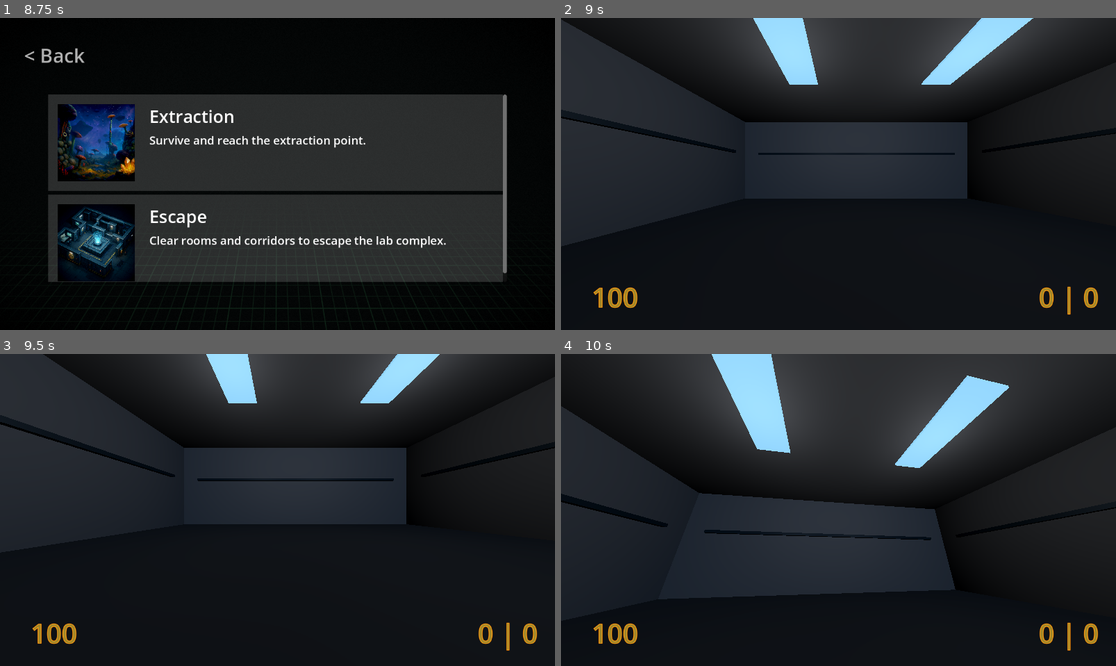
Above: before the commit, frames 1-4 (two rows, left to right).
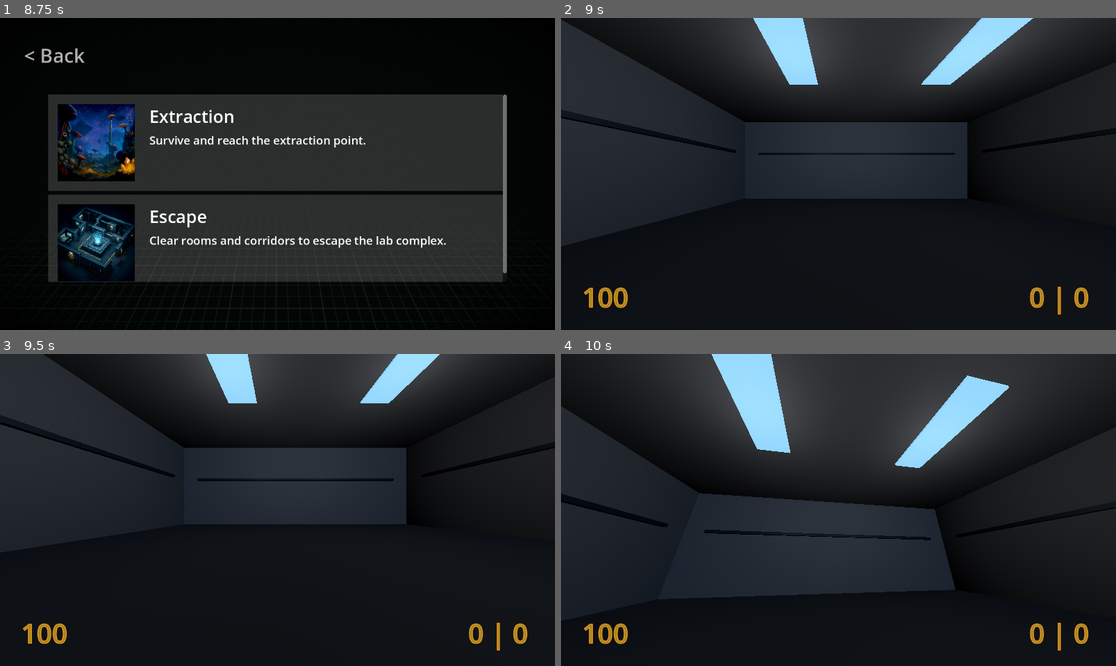
Above: after the commit, the same moments.

Repository: raub/gsom_modapi
Game: Godot game, scene res://run_as_game.tscn
Two runs of this game, one before a commit and one after it. Both use one fixed random seed, a clock stepped at 60 frames per second and the inputs below.
Inputs (mouse positions are in pixels of both pictures, inside the frame that each line leads up to):
- Up to frame 1 (8.75 s): tap Enter (ui_accept) at 0.5, 3.5, 4.25, 5, 5.75, 6.5 s; move the mouse to (399, 158) at 0.52 s; hold D (move_right) 0.53-1.28 s; click (399, 158) at 0.6 s; tap Space (move_jump) at 0.77, 1.52, 4.52, 5.27, 6.02, 7.52 s; right-click (399, 158) at 0.8 s; move the mouse to (166, 189) at 1.27 s; hold S (move_backward) 1.28-2 s; right-click (166, 189) at 1.35 s; click (166, 189) at 1.55 s; click "New game" at 2 s; click (277, 142) at 2.75 s; move the mouse to (333, 105) at 3.52 s; hold D (move_right) 3.53-4.28 s; click (333, 105) at 3.6 s; right-click (333, 105) at 3.8 s; move the mouse to (249, 236) at 4.27 s; hold W (move_forward) 4.28-5.03 s; right-click (249, 236) at 4.35 s; click (249, 236) at 4.55 s; move the mouse to (444, 220) at 5.02 s; hold A (move_left) 5.03-6.53 s; click (444, 220) at 5.1 s; right-click (444, 220) at 5.3 s; tap R (weapon_reload, bound only after the commit) at 5.65 s; move the mouse to (111, 127) at 5.77 s; right-click (111, 127) at 5.85 s; click (111, 127) at 6.05 s; move the mouse to (305, 174) at 6.52 s; hold S (move_backward) 6.53-7.28 s; click (305, 174) at 6.6 s; right-click (305, 174) at 6.8 s; move the mouse to (194, 96) at 7.27 s; hold D (move_right) 7.28-8 s; right-click (194, 96) at 7.35 s; click (194, 96) at 7.55 s; click "New game" at 8 s
- Up to frame 2 (9 s): click (838, 242) at 8.77 s
- Up to frame 3 (9.5 s): no input
- Up to frame 4 (10 s): move the mouse to (866, 510) at 9.52 s; hold W (move_forward) from 9.53 s (still down); click (866, 510) at 9.6 s; tap Space (move_jump) at 9.77 s; right-click (866, 510) at 9.8 s

Frame 1 is identical in both runs. In frame 2, 0.8% of the frame differs, in the area x 4-97%, y 85-96%; in frame 3, 0.8%; in frame 4, 0.8%.

Commit message:
Add reload

Diff:
--- a/core/components/component_weapon.gd
+++ b/core/components/component_weapon.gd
@@ -1,15 +1,23 @@
 extends Node
 class_name GsomComponentWeapon
 
-func weapon_get_pickup_state() -> Dictionary:
+## Half-Life style baseline weapon state.
+var in_special_reload: bool = false
+var next_primary_attack_s: float = 0.0
+var next_secondary_attack_s: float = 0.0
+var next_idle_s: float = 0.0
+var primary_ammo_kind: StringName = &""
+var secondary_ammo_kind: StringName = &""
+var clip: int = -1
+var in_reload: bool = false
+var default_ammo: int = 0
+
+func get_pickup_state() -> Dictionary:
 	return {}
 
-func weapon_fire_tick(
+func post_frame(
 	_owner_replicator: IGsomPawn,
 	_owner_pawn: Node3D,
-	_now_s: float,
-	_primary_held: bool,
-	_secondary_held: bool,
-	ammo_loaded: int,
-) -> Variant:
-	return ammo_loaded
+	ammo_state: Dictionary,
+) -> Dictionary:
+	return ammo_state.duplicate()
--- a/core/content/char_player/char_player.gd
+++ b/core/content/char_player/char_player.gd
@@ -12,6 +12,7 @@
 var __aim_pitch: float = 0.0
 var __shoot_primary_held: bool = false
 var __shoot_secondary_held: bool = false
+var __reload_queued: bool = false
 var __is_reserved: bool = false
 var __saved_collision_layer: int = 0
 var __saved_collision_mask: int = 0
@@ -22,6 +23,7 @@
 	__jump_queued = false
 	__shoot_primary_held = false
 	__shoot_secondary_held = false
+	__reload_queued = false
 
 func pawn_apply_actions(input: CtlPlayer.PlayerInput) -> void:
 	__move_input = input.move.limit_length(1.0)
@@ -31,6 +33,8 @@
 	__aim_pitch = input.pitch
 	__shoot_primary_held = input.shoot_primary
 	__shoot_secondary_held = input.shoot_secondary
+	if input.reload:
+		__reload_queued = true
 
 func pawn_get_aim_yaw() -> float:
 	return __move_yaw
@@ -43,6 +47,11 @@
 
 func pawn_is_shoot_secondary_held() -> bool:
 	return __shoot_secondary_held
+
+func pawn_consume_reload_queued() -> bool:
+	var queued: bool = __reload_queued
+	__reload_queued = false
+	return queued
 
 func pawn_set_reserved(reserved: bool) -> void:
 	if __is_reserved == reserved:
--- a/core/content/char_player/replicator.gd
+++ b/core/content/char_player/replicator.gd
@@ -5,7 +5,7 @@
 var __ammo_loaded: int = 0
 var __ammo_stored: int = 0
 var __inventory_item_ids: Array[StringName] = []
-var __equipped_weapon_component: Node = null
+var __equipped_weapon_component: GsomComponentWeapon = null
 
 func _cl_ready() -> void:
 	__apply_spawn_init()
@@ -259,49 +259,35 @@
 
 func __tick_local_weapon_fire(pawn: CharPlayer) -> void:
 	__sync_equipped_weapon_component()
-	if !__equipped_weapon_component or !is_instance_valid(__equipped_weapon_component):
-		return
-	if !__equipped_weapon_component.has_method("weapon_fire_tick"):
-		return
-	if !pawn.pawn_is_shoot_primary_held() and !pawn.pawn_is_shoot_secondary_held():
-		return
-	var now_s: float = float(Time.get_ticks_usec()) / 1000000.0
-	var next_ammo_loaded_v: Variant = __equipped_weapon_component.call(
-		"weapon_fire_tick",
+	if !__equipped_weapon_component:
+		return
+	var ammo_state_in: Dictionary = {
+		"ammo_loaded": __ammo_loaded,
+		"ammo_stored": __ammo_stored,
+	}
+	var ammo_state_v: Variant = __equipped_weapon_component.post_frame(
 		self,
 		pawn,
-		now_s,
-		pawn.pawn_is_shoot_primary_held(),
-		pawn.pawn_is_shoot_secondary_held(),
-		__ammo_loaded,
+		ammo_state_in,
 	)
-	if typeof(next_ammo_loaded_v) == TYPE_INT:
-		var ammo_loaded_i: int = next_ammo_loaded_v
+	if typeof(ammo_state_v) != TYPE_DICTIONARY:
+		return
+	var ammo_state: Dictionary = ammo_state_v
+	var ammo_loaded_v: Variant = ammo_state.get("ammo_loaded", __ammo_loaded)
+	if typeof(ammo_loaded_v) == TYPE_INT:
+		var ammo_loaded_i: int = ammo_loaded_v
 		__ammo_loaded = maxi(0, ammo_loaded_i)
-	elif typeof(next_ammo_loaded_v) == TYPE_FLOAT:
-		var ammo_loaded_f: float = next_ammo_loaded_v
-		__ammo_loaded = maxi(0, int(roundf(ammo_loaded_f)))
-	elif typeof(next_ammo_loaded_v) == TYPE_DICTIONARY:
-		var as_dict: Dictionary = next_ammo_loaded_v
-		var ammo_loaded_v: Variant = as_dict.get("ammo_loaded", __ammo_loaded)
-		if typeof(ammo_loaded_v) == TYPE_INT:
-			var ammo_loaded_i: int = ammo_loaded_v
-			__ammo_loaded = maxi(0, ammo_loaded_i)
-		elif typeof(ammo_loaded_v) == TYPE_FLOAT:
-			var ammo_loaded_f: float = ammo_loaded_v
-			__ammo_loaded = maxi(0, int(roundf(ammo_loaded_f)))
+	var ammo_stored_v: Variant = ammo_state.get("ammo_stored", __ammo_stored)
+	if typeof(ammo_stored_v) == TYPE_INT:
+		var ammo_stored_i: int = ammo_stored_v
+		__ammo_stored = maxi(0, ammo_stored_i)
 
 func __sync_equipped_weapon_component() -> void:
 	var controller: CtlPlayer = __get_owner_controller()
 	if !controller:
 		__equipped_weapon_component = null
 		return
-	var component: Node = controller.controller_get_equipped_weapon_component()
-
-	if !component or !is_instance_valid(component):
-		__equipped_weapon_component = null
-		return
-	__equipped_weapon_component = component
+	__equipped_weapon_component = controller.controller_get_equipped_weapon_component()
 
 func __get_owner_controller() -> CtlPlayer:
 	if player_id == IGsomNetwork.NET_ID_EMPTY:
--- a/core/content/ctl_player/ctl_player.gd
+++ b/core/content/ctl_player/ctl_player.gd
@@ -9,6 +9,7 @@
 @onready var __ammo: Label = $Hud/Ammo
 @onready var __hp: Label = $Hud/Hp
 @onready var __flash: ColorRect = $Hud/Flash
+@onready var __cross: CenterContainer = $Hud/CrossContainer
 
 ## This node captures player controls and applies the actions.
 ## In terms of Position - it follows the currently controlled pawn.
@@ -21,6 +22,7 @@
 	var pitch: float = 0.0
 	var shoot_primary: bool = false
 	var shoot_secondary: bool = false
+	var reload: bool = false
 
 class PlayerActions extends RefCounted:
 	var yaw: float = 0.0
@@ -40,9 +42,9 @@
 const __ACTION_TOGGLEMOUSE: StringName = &"move_toggle_mouse"
 const __ACTION_SHOOT_PRIMARY: StringName = &"shoot_primary"
 const __ACTION_SHOOT_SECONDARY: StringName = &"shoot_secondary"
+const __ACTION_RELOAD: StringName = &"weapon_reload"
 const __ITEM_LOG_LINE_LIFETIME: float = 3.0
 const __DEFAULT_STUB_HP: int = 100
-const __WeaponComponentScript: Script = preload("res://core/components/component_weapon.gd")
 
 @onready var __body: Node3D = $Body
 @onready var __head: Node3D = $Body/Head
@@ -60,7 +62,7 @@
 var __flash_tween: Tween = null
 var __view_model_item_id: StringName = &""
 var __view_model_instance: Node = null
-var __view_model_weapon_component: Node = null
+var __view_model_weapon_component: GsomComponentWeapon = null
 var __hp_value: int = __DEFAULT_STUB_HP
 var __ammo_loaded_value: int = 0
 var __ammo_stored_value: int = 0
@@ -114,11 +116,7 @@
 func controller_get_inventory_ids() -> Array[StringName]:
 	return __inventory_item_ids.duplicate()
 
-func controller_get_equipped_weapon_component() -> Node:
-	if !__view_model_weapon_component:
-		return null
-	if !is_instance_valid(__view_model_weapon_component):
-		return null
+func controller_get_equipped_weapon_component() -> GsomComponentWeapon:
 	return __view_model_weapon_component
 
 func controller_set_hp(value: int) -> void:
@@ -162,6 +160,7 @@
 	input.pitch = __pitch
 	input.shoot_primary = Input.is_action_pressed(__ACTION_SHOOT_PRIMARY)
 	input.shoot_secondary = Input.is_action_pressed(__ACTION_SHOOT_SECONDARY)
+	input.reload = Input.is_action_just_pressed(__ACTION_RELOAD)
 	return input
 
 func controller_compose_actions(delta: float) -> PlayerActions:
@@ -299,10 +298,10 @@
 		var as_3d: Node3D = instance as Node3D
 		as_3d.transform = Transform3D.IDENTITY
 
-func __find_weapon_component(instance: Node) -> Node:
+func __find_weapon_component(instance: Node) -> GsomComponentWeapon:
 	for child: Node in instance.get_children():
 		if child is GsomComponentWeapon:
-			return child
+			return child as GsomComponentWeapon
 	return null
 
 func __push_item_log(line: String) -> void:
--- a/core/content/ctl_player/ctl_player.tscn
+++ b/core/content/ctl_player/ctl_player.tscn
@@ -34,7 +34,7 @@
 mouse_filter = 2
 
 [node name="Hp" type="Label" parent="Hud"]
-custom_minimum_size = Vector2(160, 0)
+custom_minimum_size = Vector2(140, 0)
 layout_mode = 1
 anchors_preset = -1
 anchor_top = 1.0
@@ -51,7 +51,7 @@
 horizontal_alignment = 2
 
 [node name="Ammo" type="Label" parent="Hud"]
-custom_minimum_size = Vector2(160, 0)
+custom_minimum_size = Vector2(180, 0)
 layout_mode = 1
 anchors_preset = -1
 anchor_left = 1.0
@@ -80,3 +80,11 @@
 layout_mode = 0
 offset_right = 40.0
 offset_bottom = 40.0
+
+[node name="CrossContainer" type="CenterContainer" parent="Hud"]
+layout_mode = 1
+anchors_preset = 15
+anchor_right = 1.0
+anchor_bottom = 1.0
+grow_horizontal = 2
+grow_vertical = 2
--- a/core/content/wpn_pistol/component_weapon.gd
+++ b/core/content/wpn_pistol/component_weapon.gd
@@ -7,6 +7,7 @@
 const ATTR_FIRE_RATE: StringName = &"fire_rate"
 const CLIP_SIZE: int = 17
 const RESERVE_AMMO: int = 200
+const RELOAD_TIME: float = 1.2
 const RANGE: float = 2048.0
 const EYE_HEIGHT: float = 1.55
 const PRIMARY_INTERVAL: float = 0.3
@@ -20,37 +21,112 @@
 	SECONDARY,
 }
 
-var __next_attack_time_s: float = 0.0
-
-func weapon_get_pickup_state() -> Dictionary:
+func _ready() -> void:
+	primary_ammo_kind = &"ammo_9mm"
+	secondary_ammo_kind = &""
+	default_ammo = RESERVE_AMMO
+	if clip < 0:
+		clip = CLIP_SIZE
+
+func get_pickup_state() -> Dictionary:
 	return {
 		"ammo_loaded": CLIP_SIZE,
 		"ammo_stored": RESERVE_AMMO,
 	}
 
-func weapon_fire_tick(
+func post_frame(
 	owner_replicator: IGsomPawn,
 	owner_pawn: Node3D,
-	now_s: float,
-	primary_held: bool,
-	secondary_held: bool,
-	ammo_loaded: int,
-) -> Variant:
+	ammo_state: Dictionary,
+) -> Dictionary:
 	var pawn: CharPlayer = owner_pawn as CharPlayer
 	if !owner_replicator or !pawn:
-		return ammo_loaded
+		return ammo_state.duplicate()
+
+	var now_s: float = float(Time.get_ticks_usec()) / 1000000.0
+	var primary_held: bool = pawn.pawn_is_shoot_primary_held()
+	var secondary_held: bool = pawn.pawn_is_shoot_secondary_held()
+	var reload_pressed: bool = pawn.pawn_consume_reload_queued()
+
+	var ammo_loaded: int = __read_ammo_value(ammo_state, "ammo_loaded", clip)
+	var ammo_stored: int = __read_ammo_value(ammo_state, "ammo_stored", 0)
+	clip = ammo_loaded
+
+	if in_reload and now_s >= next_primary_attack_s:
+		var reloaded: Dictionary = __finish_reload(ammo_stored)
+		ammo_loaded = reloaded["ammo_loaded"]
+		ammo_stored = reloaded["ammo_stored"]
+		clip = ammo_loaded
+
+	if in_reload:
+		return __pack_ammo(ammo_loaded, ammo_stored)
+
+	var should_auto_reload: bool = ammo_loaded <= 0 and ammo_stored > 0
+	var should_reload: bool = reload_pressed or should_auto_reload
+	if should_reload and __can_start_reload(ammo_loaded, ammo_stored):
+		__start_reload(now_s)
+		return __pack_ammo(ammo_loaded, ammo_stored)
+
 	var fire_mode: FireMode = __pick_fire_mode(primary_held, secondary_held)
 	if fire_mode == FireMode.NONE:
-		return ammo_loaded
+		return __pack_ammo(ammo_loaded, ammo_stored)
 	if ammo_loaded <= 0:
-		return ammo_loaded
-	if now_s < __next_attack_time_s:
-		return ammo_loaded
-
-	__next_attack_time_s = now_s + __get_fire_interval(fire_mode)
+		if ammo_stored > 0 and __can_start_reload(ammo_loaded, ammo_stored):
+			__start_reload(now_s)
+		return __pack_ammo(ammo_loaded, ammo_stored)
+
+	var can_fire: bool = false
+	if fire_mode == FireMode.PRIMARY:
+		can_fire = now_s >= next_primary_attack_s
+	else:
+		can_fire = now_s >= next_secondary_attack_s
+	if !can_fire:
+		return __pack_ammo(ammo_loaded, ammo_stored)
+
+	var next_attack: float = now_s + __get_fire_interval(fire_mode)
+	next_primary_attack_s = next_attack
+	next_secondary_attack_s = next_attack
+	next_idle_s = next_attack
 	__play_muzzle_flash()
 	__fire_hitscan(owner_replicator, pawn, fire_mode)
-	return maxi(0, ammo_loaded - 1)
+	ammo_loaded = maxi(0, ammo_loaded - 1)
+	clip = ammo_loaded
+	if ammo_loaded <= 0 and ammo_stored > 0 and __can_start_reload(ammo_loaded, ammo_stored):
+		__start_reload(now_s)
+	return __pack_ammo(ammo_loaded, ammo_stored)
+
+func __can_start_reload(ammo_loaded: int, ammo_stored: int) -> bool:
+	return ammo_loaded < CLIP_SIZE and ammo_stored > 0 and !in_reload
+
+func __start_reload(now_s: float) -> void:
+	in_reload = true
+	next_primary_attack_s = now_s + RELOAD_TIME
+	next_secondary_attack_s = next_primary_attack_s
+	next_idle_s = next_primary_attack_s
+
+func __finish_reload(ammo_stored: int) -> Dictionary:
+	var need: int = maxi(0, CLIP_SIZE - clip)
+	if need <= 0 or ammo_stored <= 0:
+		in_reload = false
+		return __pack_ammo(clip, ammo_stored)
+	var transfer: int = mini(need, ammo_stored)
+	clip += transfer
+	ammo_stored -= transfer
+	in_reload = false
+	return __pack_ammo(clip, ammo_stored)
+
+func __pack_ammo(ammo_loaded: int, ammo_stored: int) -> Dictionary:
+	return {
+		"ammo_loaded": maxi(0, ammo_loaded),
+		"ammo_stored": maxi(0, ammo_stored),
+	}
+
+func __read_ammo_value(state: Dictionary, key: String, fallback: int) -> int:
+	var value_v: Variant = state.get(key, fallback)
+	if typeof(value_v) == TYPE_INT:
+		var value_i: int = value_v
+		return maxi(0, value_i)
+	return maxi(0, fallback)
 
 func __pick_fire_mode(primary_held: bool, secondary_held: bool) -> FireMode:
 	if secondary_held:
--- a/core/content/wpn_pistol/wpn_pistol.tscn
+++ b/core/content/wpn_pistol/wpn_pistol.tscn
@@ -45,4 +45,4 @@
 [node name="MuzzleLight" type="OmniLight3D" parent="MuzzleFlash"]
 light_color = Color(0.9538334, 0.97, 0.7275, 1)
 light_energy = 2.0
-omni_range = 2.0
+omni_attenuation = 1.495
--- a/core/core.gd
+++ b/core/core.gd
@@ -11,6 +11,7 @@
 const __ActionToggleMouse: StringName = &"move_toggle_mouse"
 const __ActionShootPrimary: StringName = &"shoot_primary"
 const __ActionShootSecondary: StringName = &"shoot_secondary"
+const __ActionReload: StringName = &"weapon_reload"
 
 var __menu: UiMenu = null
 var __svc_network: GsomNetworkImpl = null
@@ -139,6 +140,7 @@
 	__ensure_input_action_keys(__ActionMoveBackward, [KEY_S, KEY_DOWN])
 	__ensure_input_action_keys(__ActionJump, [KEY_SPACE])
 	__ensure_input_action_keys(__ActionToggleMouse, [KEY_ESCAPE])
+	__ensure_input_action_keys(__ActionReload, [KEY_R])
 	__ensure_input_action_mouse_button(__ActionShootPrimary, MOUSE_BUTTON_LEFT)
 	__ensure_input_action_mouse_button(__ActionShootSecondary, MOUSE_BUTTON_RIGHT)
 
